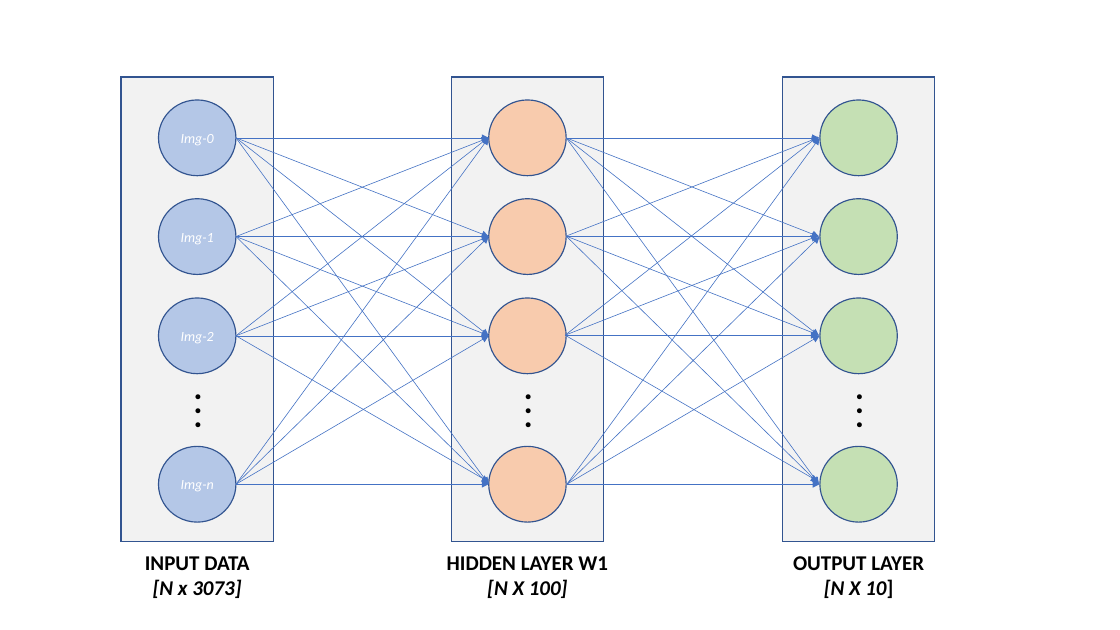
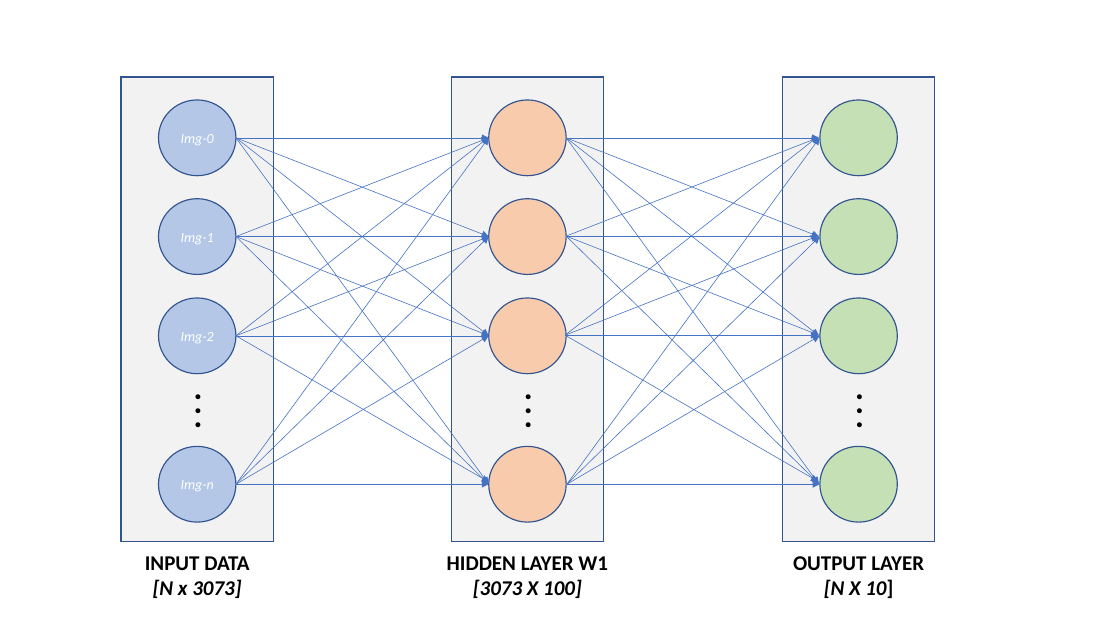
Before and after one commit to abbottwhitley/abbottwhitley.github.io, a slide deck: slide 1 of assets/png/2lnn/2LNN.pptx. Drawn at 1120x630 pixels with LibreOffice and Linux fonts; fonts in the diff are those of the drawing. Boxes give left, top, right and bottom in pixels: in the first picture for what was removed or moved away, otherwise in the second. Text is boxed around its words. In the diff, an @@ line names an element or a change of style, - is before the commit and + after.

```diff
--- a/assets/png/2lnn/2LNN.pptx
+++ b/assets/png/2lnn/2LNN.pptx
@@ text at (473,579,582,598): text changed @@
-[N X 100]
+[3073 X 100]
```
Also in this commit, not shown: 5 other files.
